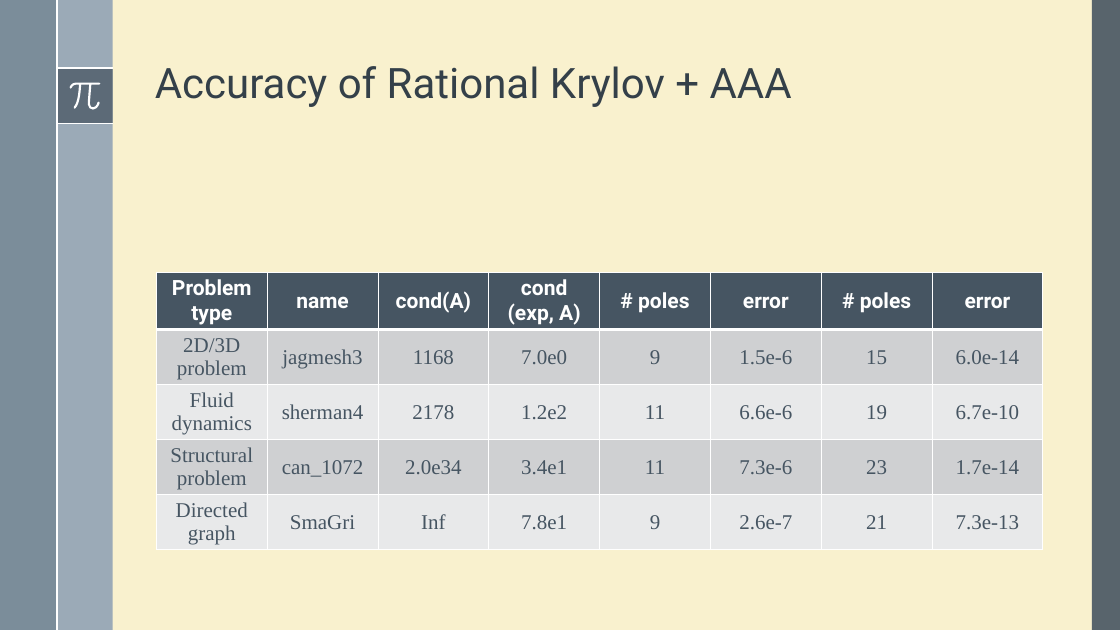
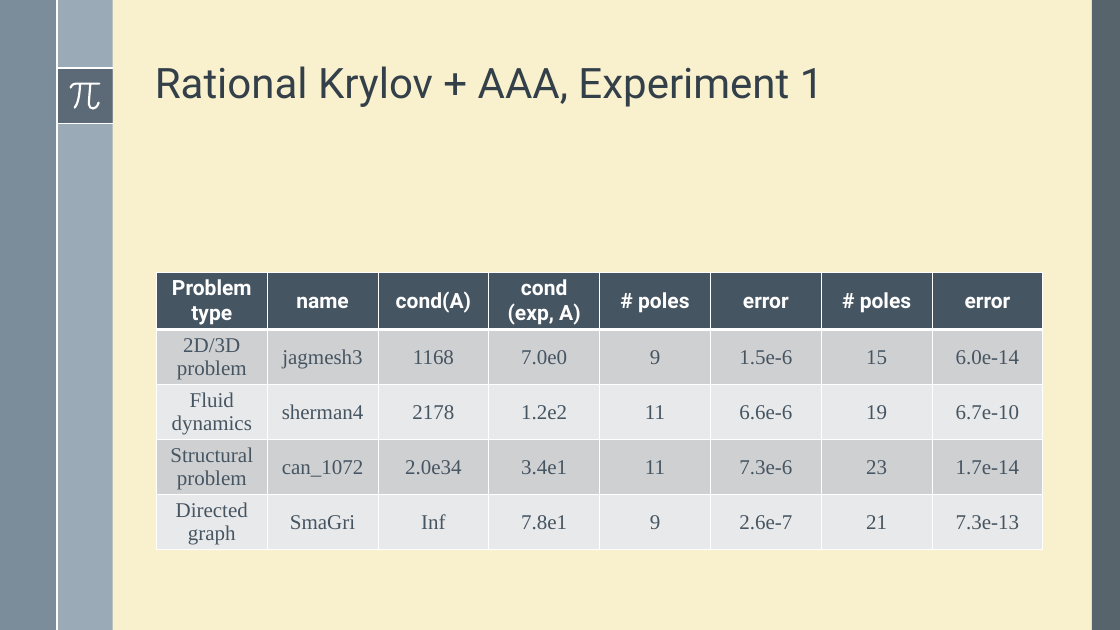
Before and after one commit to robzan8/MatFun.jl, a slide deck: slide 18 of docs/slides pd2ggaln/MatFun.pptx (slide 15 before the commit). Drawn at 1120x630 pixels with LibreOffice and Linux fonts; fonts in the diff are those of the drawing; grey boxes stand for pictures. Boxes give left, top, right and bottom in pixels: in the first picture for what was removed or moved away, otherwise in the second. Text is boxed around its words. In the diff, an @@ line names an element or a change of style, - is before the commit and + after.

```diff
--- a/docs/slides pd2ggaln/MatFun.pptx
+++ b/docs/slides pd2ggaln/MatFun.pptx
@@ title at [155,66,824,107]: text changed @@
-Accuracy of Rational Krylov + AAA
+Rational Krylov + AAA, Experiment 1
```
Also in this commit, not shown: 10 other slides changed, 6 slides added, 1 slide removed, 4 other files.
